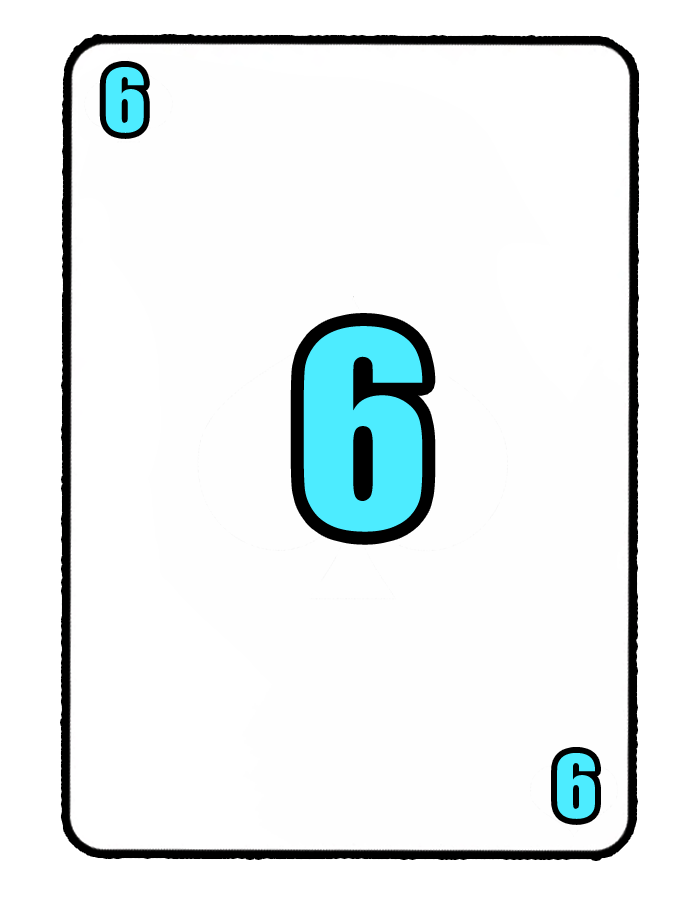
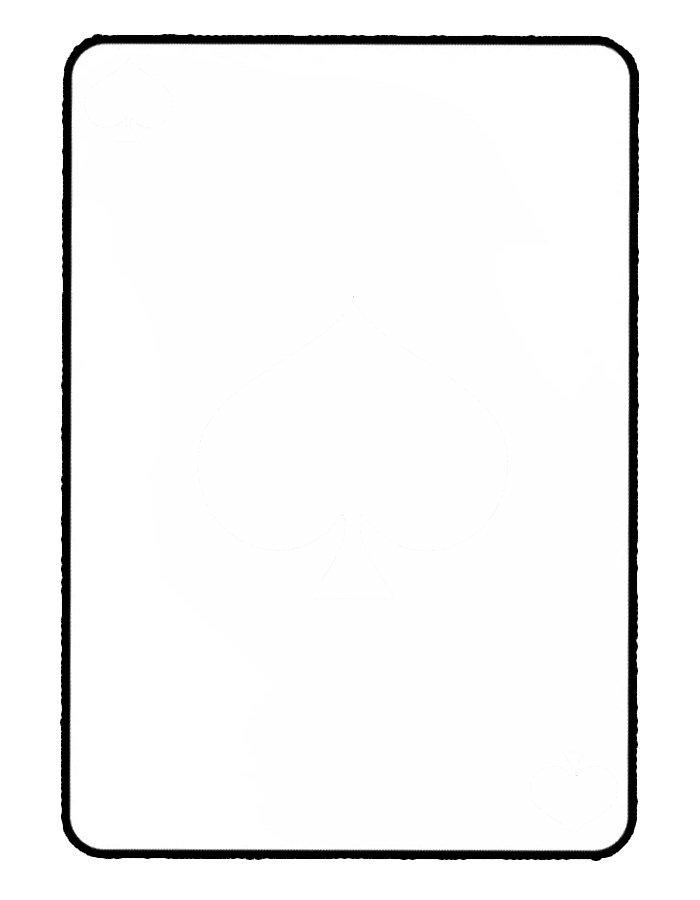
Before/after of a 700 x 900 layered artwork. What changed in the layer stack:
hid group "number" (3 layers) over [105, 67, 595, 819]
